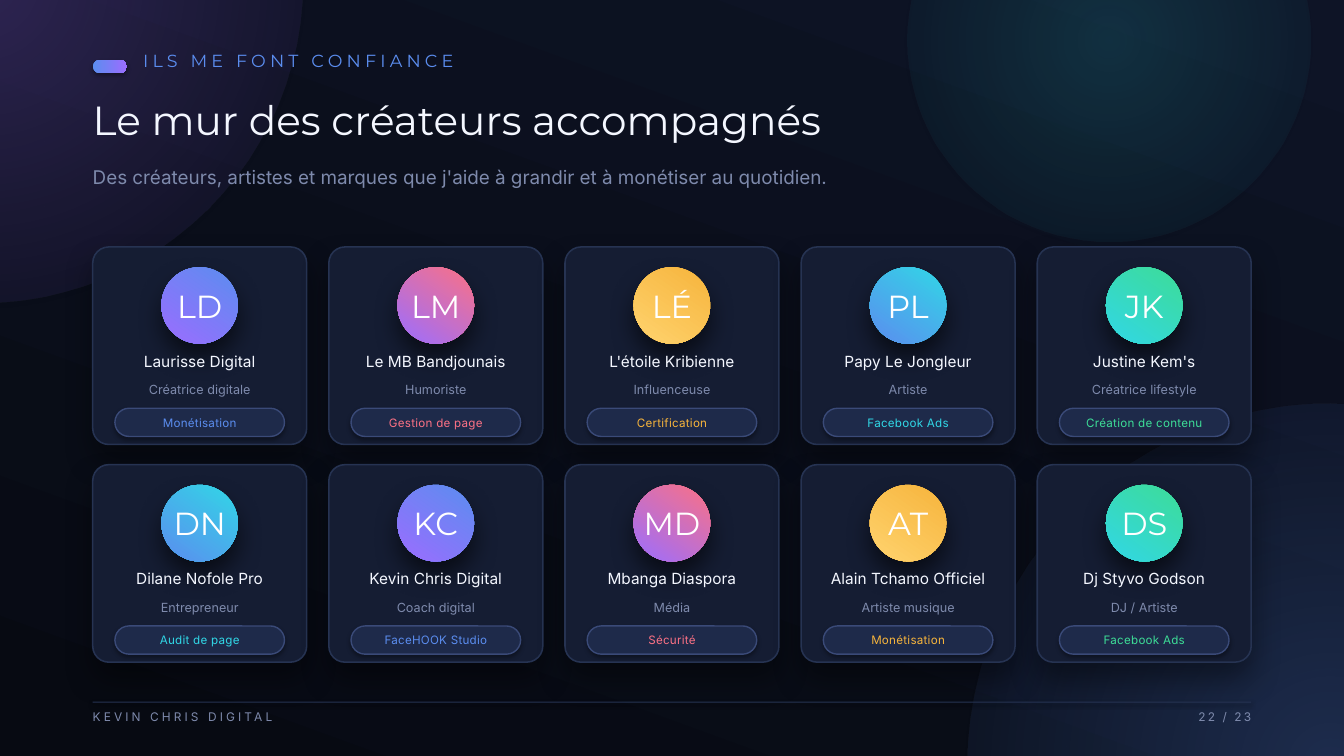
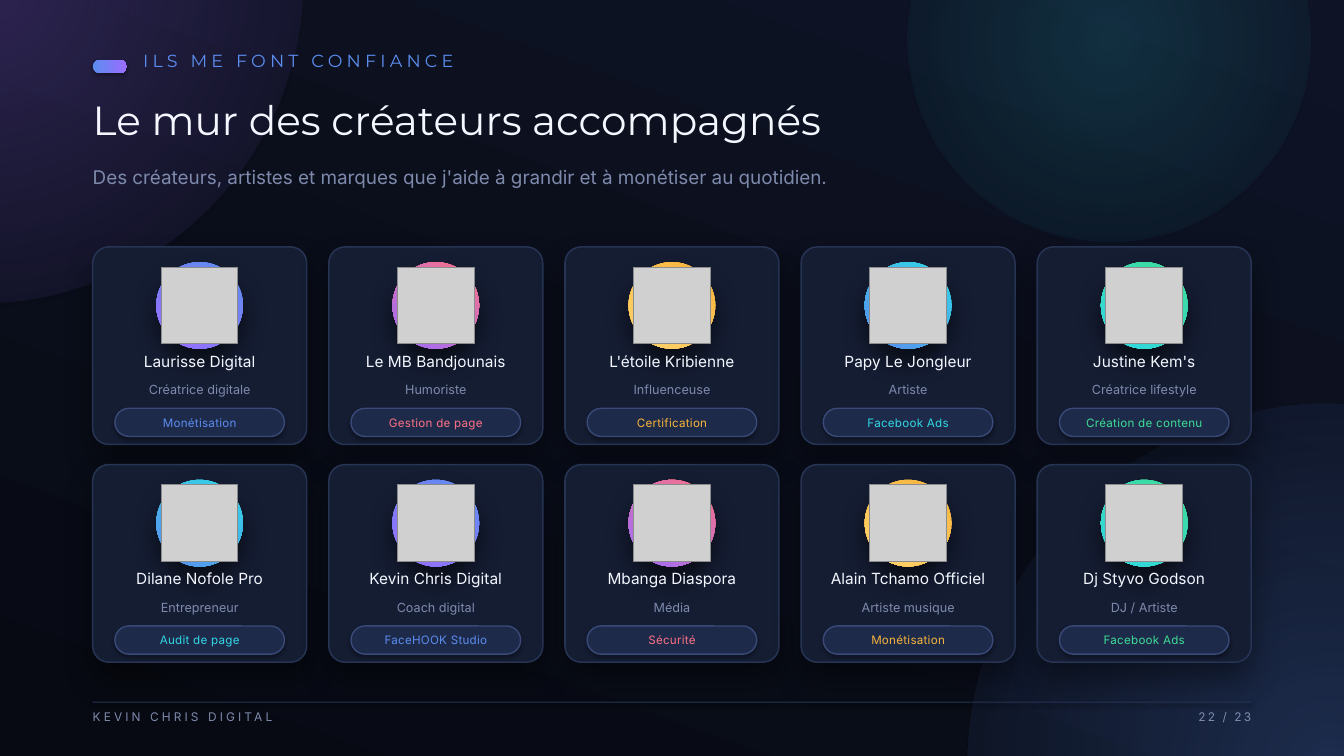
Before and after one commit to StartupicDigital-geek/test-1, a slide deck: slide 22 of Masterclass_Facebook_KevinChris_REDESIGN.pptx. Drawn at 1344x756 pixels with LibreOffice and Linux fonts; fonts in the diff are those of the drawing; grey boxes stand for pictures. Boxes give left, top, right and bottom in pixels: in the first picture for what was removed or moved away, otherwise in the second. Text is boxed around its words. In the diff, an @@ line names an element or a change of style, - is before the commit and + after.

```diff
--- a/Masterclass_Facebook_KevinChris_REDESIGN.pptx
+++ b/Masterclass_Facebook_KevinChris_REDESIGN.pptx
@@ ellipse: place and size @@
-ellipse at box(161, 267, 238, 344)
+ellipse at box(156, 262, 243, 349)
@@ picture added at box(161, 267, 238, 344) @@
@@ ellipse: place and size @@
-ellipse at box(397, 267, 474, 344)
+ellipse at box(392, 262, 479, 349)
@@ picture added at box(397, 267, 474, 344) @@
@@ ellipse: place and size @@
-ellipse at box(634, 267, 711, 344)
+ellipse at box(629, 262, 716, 349)
@@ picture added at box(634, 267, 711, 344) @@
@@ ellipse: place and size @@
-ellipse at box(870, 267, 947, 344)
+ellipse at box(865, 262, 952, 349)
@@ picture added at box(870, 267, 947, 344) @@
@@ ellipse: place and size @@
-ellipse at box(1106, 267, 1183, 344)
+ellipse at box(1101, 262, 1188, 349)
@@ picture added at box(1106, 267, 1183, 344) @@
@@ text removed at box(177, 295, 222, 318) @@
-LD
@@ text removed at box(411, 295, 460, 318) @@
-LM
@@ text removed at box(652, 290, 692, 318) @@
-LÉ
@@ text removed at box(887, 295, 928, 318) @@
-PL
@@ text removed at box(1125, 295, 1164, 318) @@
-JK
@@ ellipse: place and size @@
-ellipse at box(161, 485, 238, 562)
+ellipse at box(156, 480, 243, 567)
@@ picture added at box(161, 485, 238, 562) @@
@@ ellipse: place and size @@
-ellipse at box(397, 485, 474, 562)
+ellipse at box(392, 480, 479, 567)
@@ picture added at box(397, 485, 474, 562) @@
@@ ellipse: place and size @@
-ellipse at box(634, 485, 711, 562)
+ellipse at box(629, 480, 716, 567)
@@ picture added at box(634, 485, 711, 562) @@
@@ text removed at box(644, 504, 701, 535) @@
-MD
@@ ellipse: place and size @@
-ellipse at box(870, 485, 947, 562)
+ellipse at box(865, 480, 952, 567)
@@ picture added at box(870, 485, 947, 562) @@
@@ ellipse: place and size @@
-ellipse at box(1106, 485, 1183, 562)
+ellipse at box(1101, 480, 1188, 567)
@@ picture added at box(1106, 485, 1183, 562) @@
@@ text removed at box(174, 512, 226, 535) @@
-DN
@@ text removed at box(413, 512, 458, 535) @@
-KC
@@ text removed at box(888, 512, 928, 535) @@
-AT
@@ text removed at box(1121, 512, 1167, 535) @@
-DS
```
Also in this commit, not shown: 13 other files.
